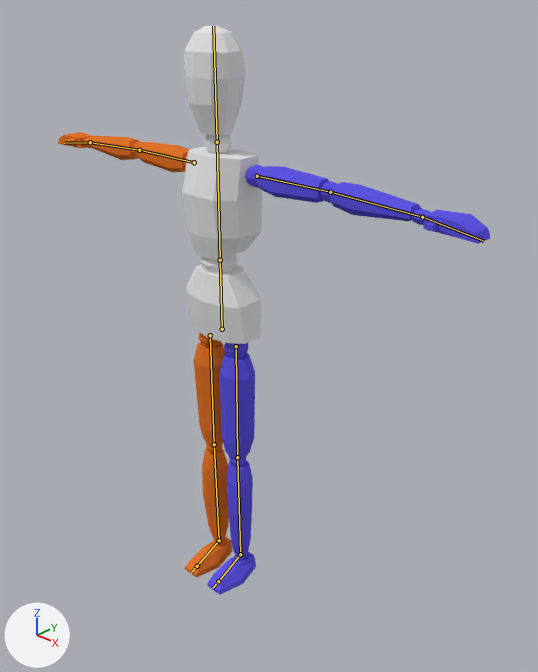
An edit to the Blender file HeroSupport/Assets/_Imports/Mannequin.blend, drawn before and after from the same camera.
Rendered twice from a 50 mm lens placed at (1.64, -1.53, 2.02), pointed at (-0.08, 0.31, 0.84). Every picture has the same lights, and +X, +Y and +Z are marked at lower left. The bones that bend it are drawn over the model as lines.

In view in the first picture: 'Mannequin'.
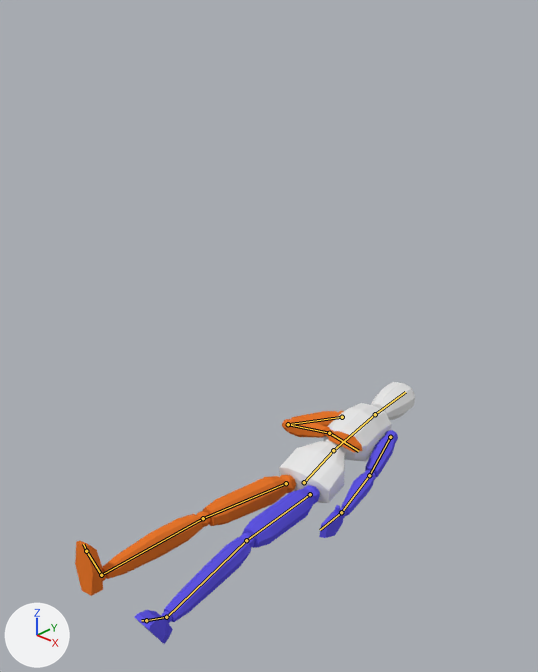
The newer file adds an action. The first version stands in its rest pose; the second is drawn at frame 20 of the action 'HitTakenDeath'.

What the commit changed:
Bone 'Hip' (bone_hip) moves from (0.0, 0.0, 0.0) to (-0.061, -0.924, -0.513).
Bone 'Hip' (bone_hip) turns from (0, 0, 0) to (-81, 6, -2) degrees about its own x, y and z.
Bone 'Spine' (bone_spine) turns from (0, 0, 0) to (-6, -1, -1) degrees about its own x, y and z.
Bone 'Head' (bone_head) turns from (0, 0, 0) to (-6, 0, 0) degrees about its own x, y and z.
Bone 'UpperArm.L' (bone_upperarm_l) turns from (0, 0, 0) to (-8, 1, -81) degrees about its own x, y and z.
Bone 'LowerArm.L' (bone_lowerarm_l) turns from (0, 0, 0) to (9, 0, 0) degrees about its own x, y and z.
Bone 'Hand.L' (bone_hand_l) turns from (0, 0, 0) to (8, 0, 0) degrees about its own x, y and z.
Bone 'UpperArm.R' (bone_upperarm_r) turns from (0, 0, 0) to (0, -17, 51) degrees about its own x, y and z.
Bone 'LowerArm.R' (bone_lowerarm_r) turns from (0, 0, 0) to (98, -56, 21) degrees about its own x, y and z.
Bone 'Hand.R' (bone_hand_r) turns from (0, 0, 0) to (0, -23, 16) degrees about its own x, y and z.
Bone 'Foot.L' (bone_foot_l) moves from (0.0, 0.0, 0.0) to (0.001, 0.002, 0.001).
Bone 'Foot.L' (bone_foot_l) turns from (0, 0, 0) to (62, -13, 0) degrees about its own x, y and z.
Bone 'Foot.R' (bone_foot_r) turns from (0, 0, 0) to (99, 10, 7) degrees about its own x, y and z.
Bone 'LegIK.L' (bone_legik_l) moves from (0.0, 0.0, 0.0) to (0.045, -0.4, 0.013).
Bone 'LegIK.R' (bone_legik_r) moves from (0.0, 0.0, 0.0) to (-0.208, -0.405, -0.031).

Where the change shows, as pixel boxes (x1, y1, x2, y2) in the pictures (538 x 672 px):
'Mannequin', posed (21% narrower, 54% shorter)
    before: (58, 26, 491, 595)
    after: (75, 382, 415, 644)
bone 'Hip', root to tip
    before: (222, 329) to (220, 260)
    after: (304, 482) to (333, 450)
bone 'Spine', root to tip
    before: (220, 260) to (217, 142)
    after: (333, 450) to (375, 414)
bone 'Head', root to tip
    before: (217, 142) to (213, 26)
    after: (375, 414) to (405, 392)
bone 'UpperArm.L', root to tip
    before: (257, 176) to (330, 192)
    after: (390, 437) to (369, 475)
bone 'LowerArm.L', root to tip
    before: (330, 192) to (422, 217)
    after: (369, 475) to (341, 512)
bone 'Hand.L', root to tip
    before: (422, 217) to (484, 241)
    after: (341, 512) to (320, 530)
bone 'UpperArm.R', root to tip
    before: (194, 162) to (139, 150)
    after: (342, 417) to (288, 424)
bone 'LowerArm.R', root to tip
    before: (139, 150) to (90, 142)
    after: (288, 424) to (329, 433)
bone 'Hand.R', root to tip
    before: (90, 142) to (64, 143)
    after: (329, 433) to (358, 451)
bone 'Foot.L', root to tip
    before: (240, 554) to (218, 581)
    after: (166, 617) to (146, 620)
bone 'Foot.R', root to tip
    before: (219, 540) to (197, 566)
    after: (101, 575) to (86, 551)
